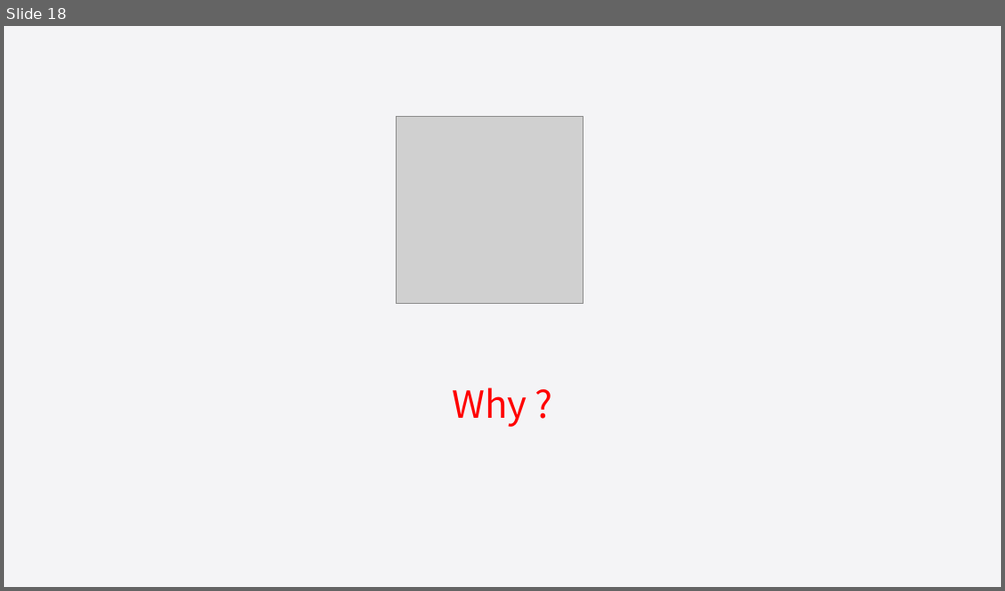
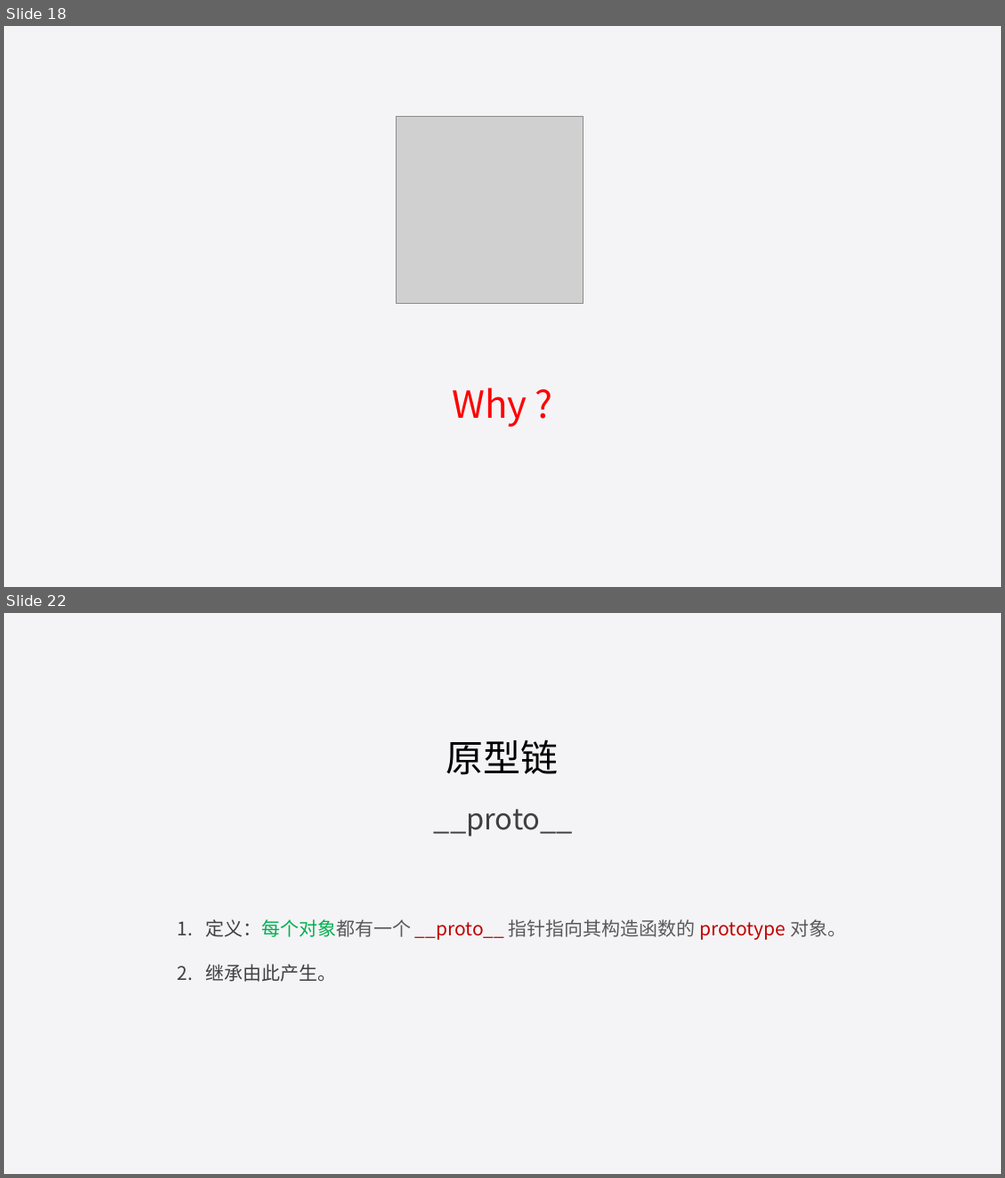
Before and after one commit to liuweiGL/share, a slide deck: ppt/JavaScript基础一.pptx. Shown one above the other, each under a label of ours: slide 18 before the commit, slides 18 and 22 after it; the slides between them are not shown. The pictures are 1005x591 and 1005x1178 pixels, drawn with LibreOffice and Linux fonts; fonts in the diff are those of the drawing; grey boxes stand for pictures. Boxes give left, top, right and bottom in pixels: in the first picture for what was removed or moved away, otherwise in the second. Text is boxed around its words. In the diff, an @@ line names an element or a change of style, - is before the commit and + after.

Commit message:
添加原型链章节

```diff
--- a/ppt/JavaScript基础一.pptx
+++ b/ppt/JavaScript基础一.pptx
@@ slide 22 added at (4,613,1001,1174), background #F4F4F6 @@
@@ title added at (446,739,558,775), 36 pt, text #000000 @@
+原型链
@@ text added at (434,809,573,836), 28 pt, text #404040 @@
+__proto__
@@ text added at (205,919,846,981), 18 pt, text #C00000 @@
+1. 定义：每个对象都有一个 __proto__ 指针指向其构造函数的 prototype 对象。
+2. 继承由此产生。
```
Also in this commit, not shown: 7 slides changed, 2 other slides added, 7 other files.
